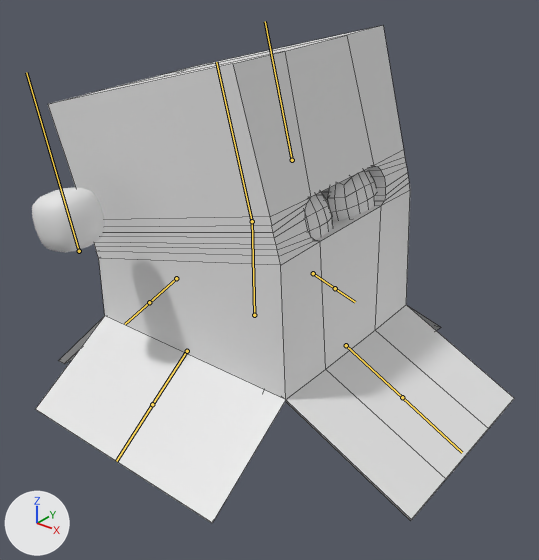
The FBX model Assets/Artists/Stijn/cardboard box.fbx, before and after one commit.
The view is the same before and after, from a camera (50 mm lens) standing at (1.45, -2.1, 1.91) and looking at (-0.19, -0.04, 0.63). The lights are fixed; the arrows at lower left show +X, +Y and +Z. Both versions are drawn at frame 1 of the action 'Armature.002|join noodle'; the numbers are the values there. The bones that bend it are drawn over the model as lines. Mesh edges are drawn as thin lines on the coarser meshes.

Objects in the first picture: 'Cube', 'Cube.005', 'Roundcube.002', 'Roundcube.008'.
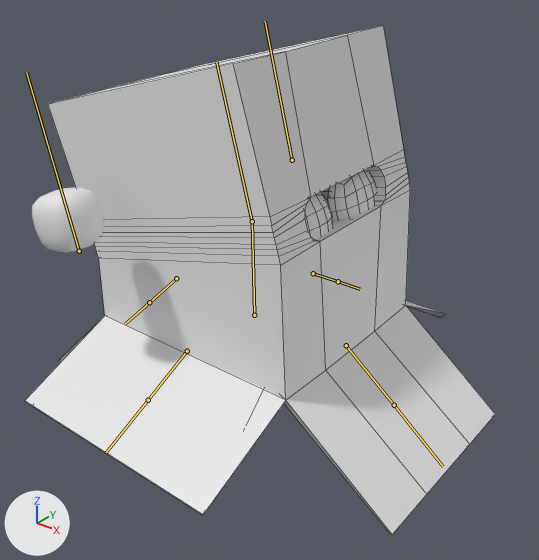
What differs and where, as boxes [x1, y1, x2, y2] in the pictures (539 x 560 px):
'Cube', posed
    before: [36, 26, 514, 523]
    after: [25, 26, 495, 534]
bone 'Bone.003', root to tip
    before: (187, 351) to (152, 404)
    after: (187, 351) to (148, 400)
bone 'Bone.005', root to tip
    before: (313, 273) to (335, 288)
    after: (313, 273) to (338, 281)
bone 'Bone.007', root to tip
    before: (346, 345) to (402, 397)
    after: (346, 345) to (394, 405)

What the commit changed:
Bone 'Bone.003' (bone_bone_003) turns from (37, 0, 0) to (28, 0, 0) degrees about its own x, y and z.
Bone 'Bone.005' (bone_bone_005) turns from (-43, 0, 0) to (-34, 0, 0) degrees about its own x, y and z.
Bone 'Bone.007' (bone_bone_007) turns from (0, 0, -28) to (0, 0, -40) degrees about its own x, y and z.
